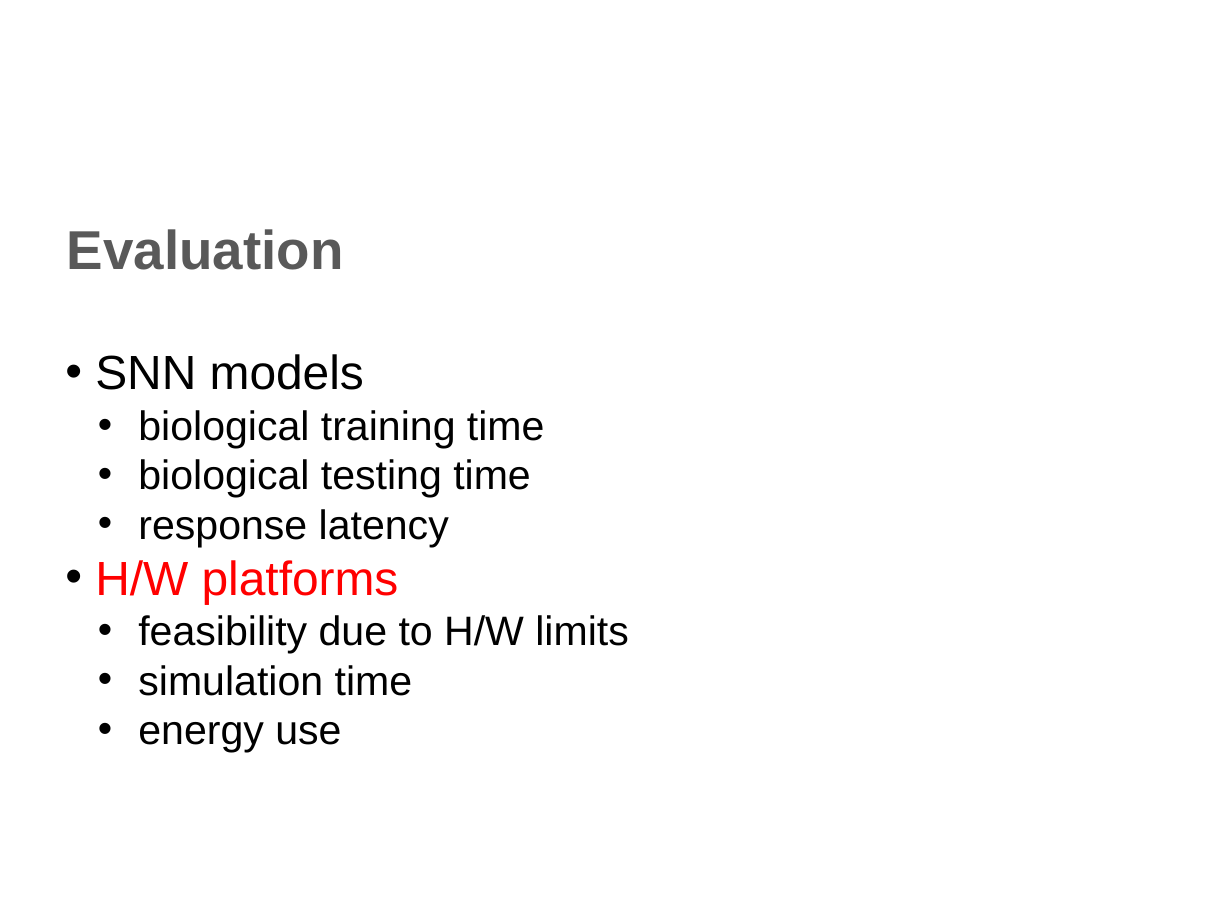
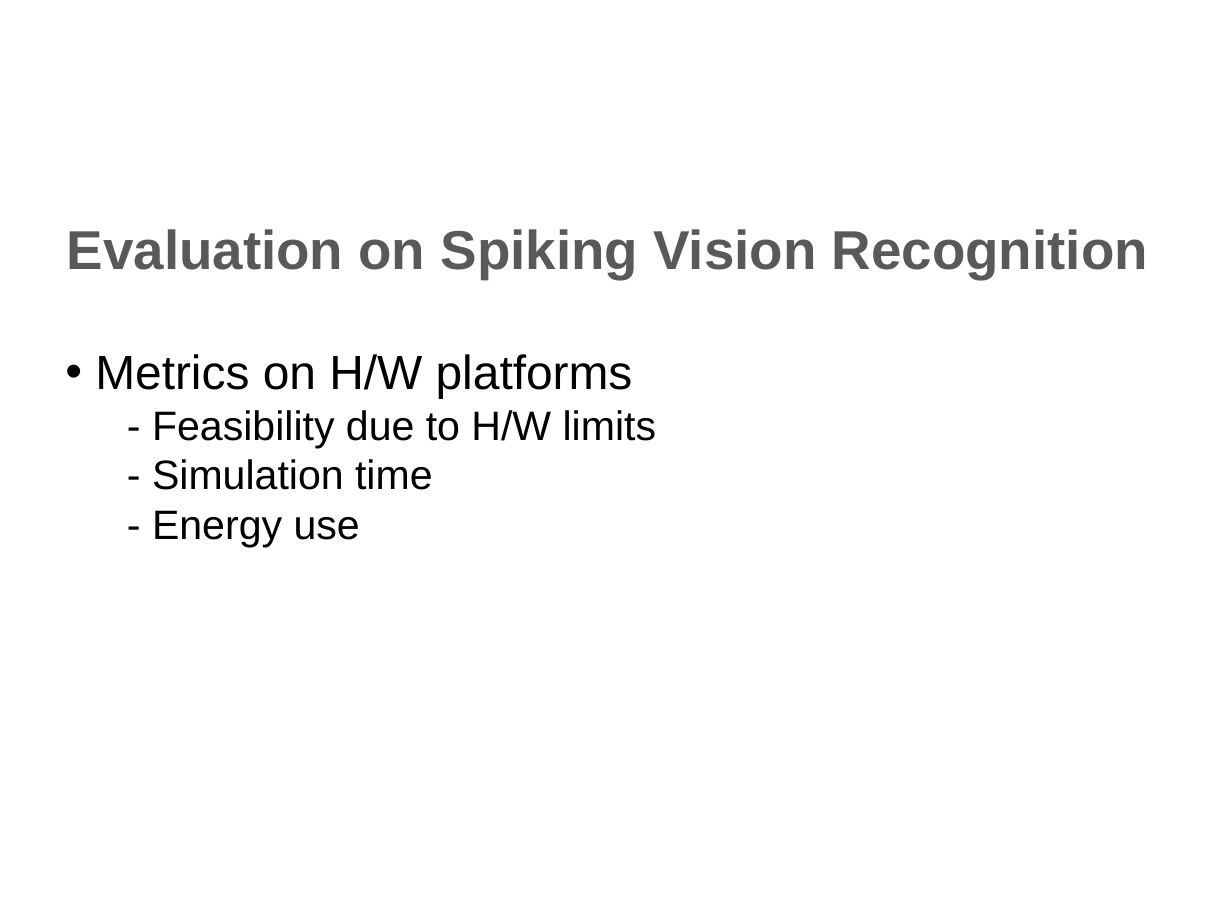
Before and after one commit to qian-liu/2nd_year_short_report, a slide deck: slide 9 of 2nd_year_int.pptx (slide 6 before the commit). Drawn at 1232x924 pixels with LibreOffice and Linux fonts; fonts in the diff are those of the drawing; background and template pictures are left out. Boxes give left, top, right and bottom in pixels: in the first picture for what was removed or moved away, otherwise in the second. Text is boxed around its words. In the diff, an @@ line names an element or a change of style, - is before the commit and + after.

```diff
--- a/2nd_year_int.pptx
+++ b/2nd_year_int.pptx
@@ text at bbox=[67, 229, 1148, 279]: text changed @@
-Evaluation
+Evaluation on Spiking Vision Recognition
@@ text at bbox=[95, 354, 657, 547]: text changed @@
-• SNN models
-  • biological training time
-  • biological testing time
-  • response latency
-• H/W platforms
-  • feasibility due to H/W limits
-  • simulation time
-  • energy use
+• Metrics on H/W platforms
+  - Feasibility due to H/W limits
+  - Simulation time
+  - Energy use
```
Also in this commit, not shown: 7 other slides changed, 4 slides added, 1 slide removed, 1 other file.
